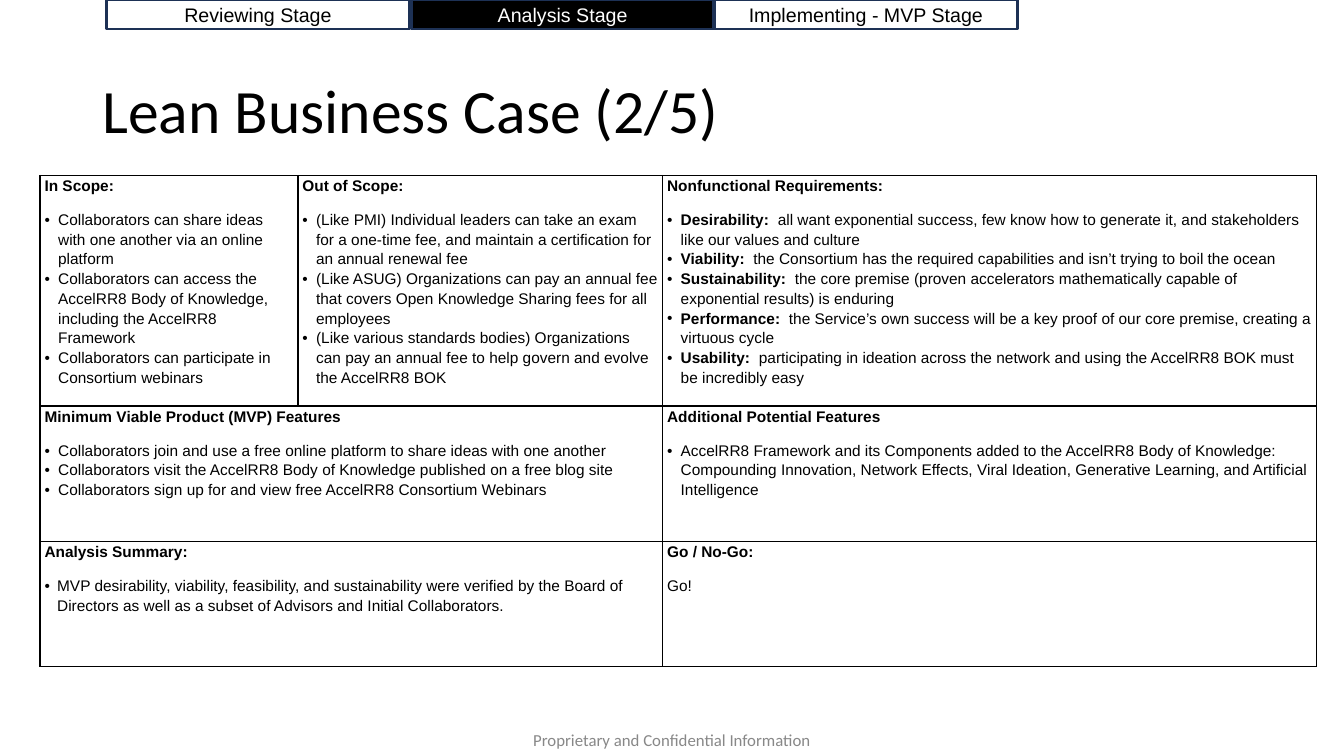
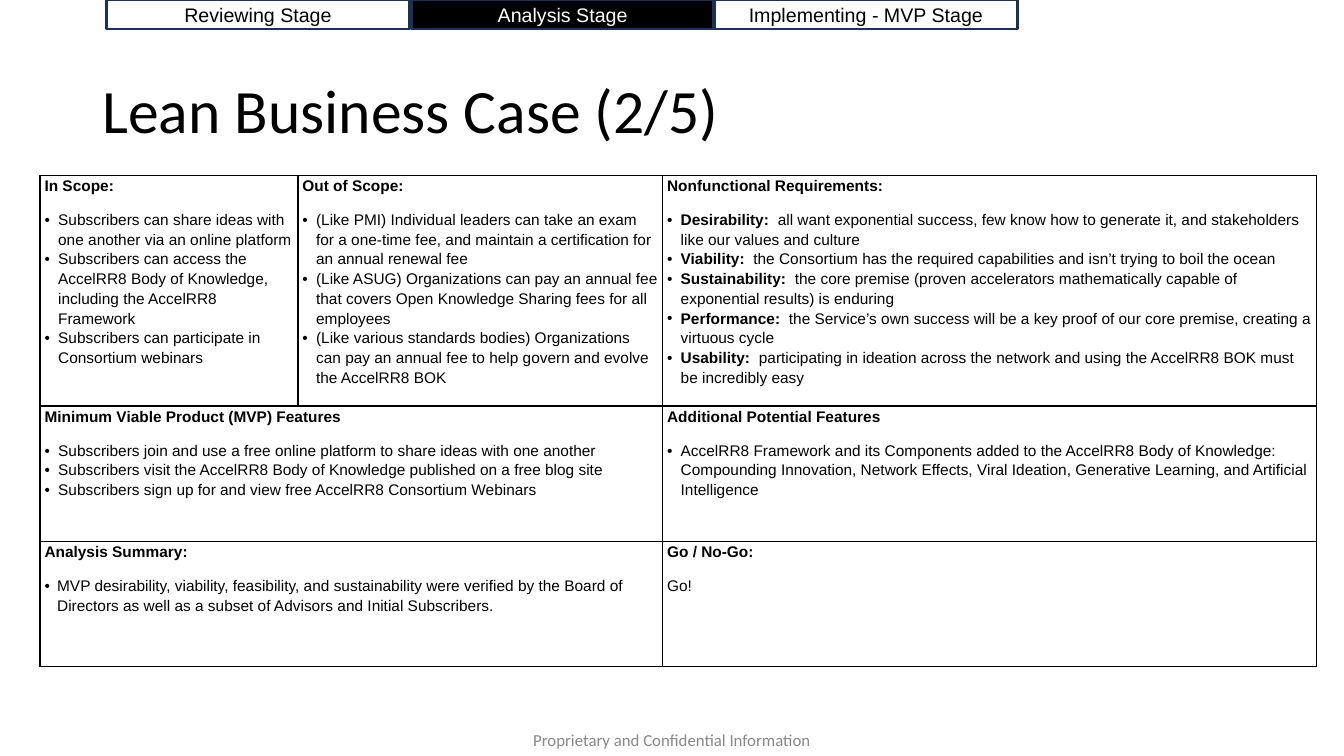
Before and after one commit to AccelRR8-Consortium-NonProfit/Management-Public, a slide deck: slide 9 of docs/2_Value_Creation/2a_Product/Open Knowledge Sharing/Open Knowledge Sharing v1 Lean Business Case.pptx. Drawn at 1344x756 pixels with LibreOffice and Linux fonts; fonts in the diff are those of the drawing; background and template pictures are left out. Boxes give left, top, right and bottom in pixels: in the first picture for what was removed or moved away, otherwise in the second. Text is boxed around its words. In the diff, an @@ line names an element or a change of style, - is before the commit and + after.

Commit message:
Update Professional Networking and Open Knowledge Sharing Services' Lean Business Cases

```diff
--- a/docs/2_Value_Creation/2a_Product/Open Knowledge Sharing/Open Knowledge Sharing v1 Lean Business Case.pptx
+++ b/docs/2_Value_Creation/2a_Product/Open Knowledge Sharing/Open Knowledge Sharing v1 Lean Business Case.pptx
@@ table at [40,175,1318,682] @@
-row 1, column 1: In Scope: / Collaborators can share ideas with one another via an online platform / Collaborators can access the AccelRR8 Body of Knowledge, including the AccelRR8 Framework / Collaborators can participate in Consortium webinars
+row 1, column 1: In Scope: / Subscribers can share ideas with one another via an online platform / Subscribers can access the AccelRR8 Body of Knowledge, including the AccelRR8 Framework / Subscribers can participate in Consortium webinars
-row 2, column 1: Minimum Viable Product (MVP) Features / Collaborators join and use a free online platform to share ideas with one another / Collaborators visit the AccelRR8 Body of Knowledge published on a free blog site / Collaborators sign up for and view free AccelRR8 Consortium Webinars
+row 2, column 1: Minimum Viable Product (MVP) Features / Subscribers join and use a free online platform to share ideas with one another / Subscribers visit the AccelRR8 Body of Knowledge published on a free blog site / Subscribers sign up for and view free AccelRR8 Consortium Webinars
-row 3, column 1: Analysis Summary: / MVP desirability, viability, feasibility, and sustainability were verified by the Board of Directors as well as a subset of Advisors and Initial Collaborators.
+row 3, column 1: Analysis Summary: / MVP desirability, viability, feasibility, and sustainability were verified by the Board of Directors as well as a subset of Advisors and Initial Subscribers.
```
Also in this commit, not shown: 11 other slides changed, 4 other files.
